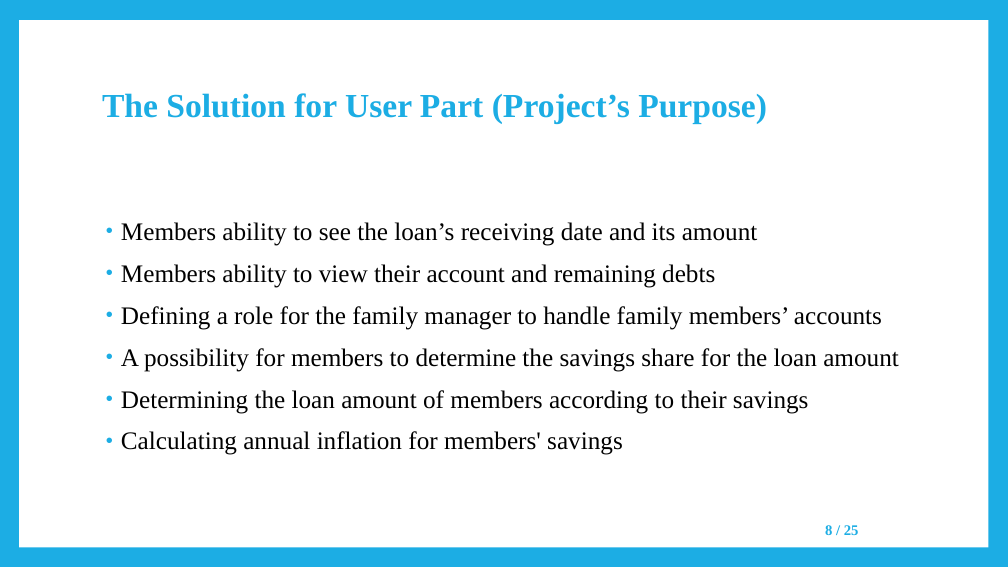
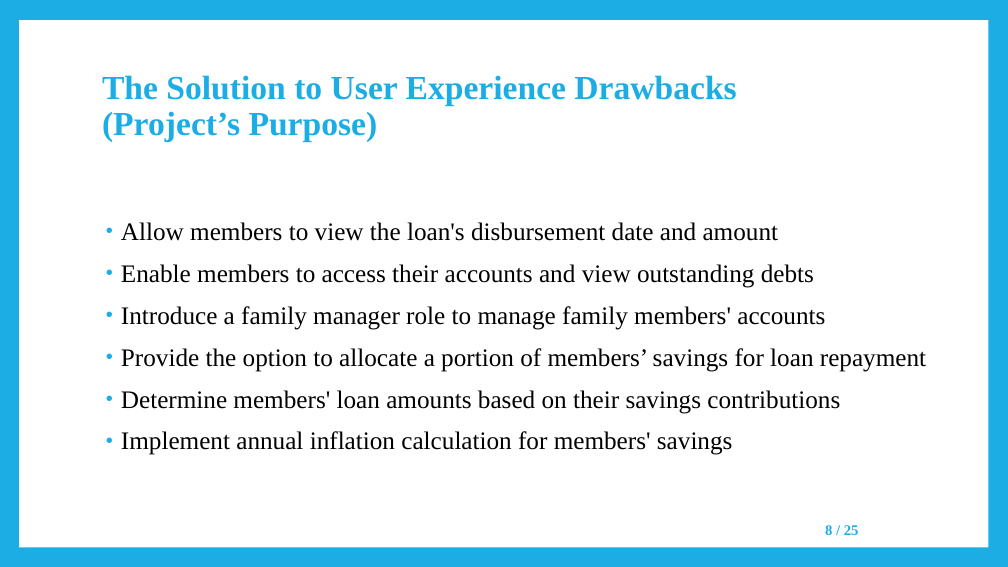
Before and after one commit to negarK2000/Presentation, a slide deck: slide 8 of SavingsFundsManagementSystems/SavingsFundsManagementSystems_Presentation.pptx. Drawn at 1008x567 pixels with LibreOffice and Linux fonts; fonts in the diff are those of the drawing. Boxes give left, top, right and bottom in pixels: in the first picture for what was removed or moved away, otherwise in the second. Text is boxed around its words. In the diff, an @@ line names an element or a change of style, - is before the commit and + after.

Commit message:
Corrected BSc project slides

```diff
--- a/SavingsFundsManagementSystems/SavingsFundsManagementSystems_Presentation.pptx
+++ b/SavingsFundsManagementSystems/SavingsFundsManagementSystems_Presentation.pptx
@@ title at (102, 75, 736, 142): text changed @@
-The Solution for User Part (Project’s Purpose)
+The Solution to User Experience Drawbacks (Project’s Purpose)
@@ text at (121, 222, 926, 455): text changed @@
-• Members ability to see the loan’s receiving date and its amount
-• Members ability to view their account and remaining debts
-• Defining a role for the family manager to handle family members’ accounts
-• A possibility for members to determine the savings share for the loan amount
-• Determining the loan amount of members according to their savings
-• Calculating annual inflation for members' savings
+• Allow members to view the loan's disbursement date and amount
+• Enable members to access their accounts and view outstanding debts
+• Introduce a family manager role to manage family members' accounts
+• Provide the option to allocate a portion of members’ savings for loan repayment
+• Determine members' loan amounts based on their savings contributions
+• Implement annual inflation calculation for members' savings
```
Also in this commit, not shown: 18 other slides changed, 11 other files.
